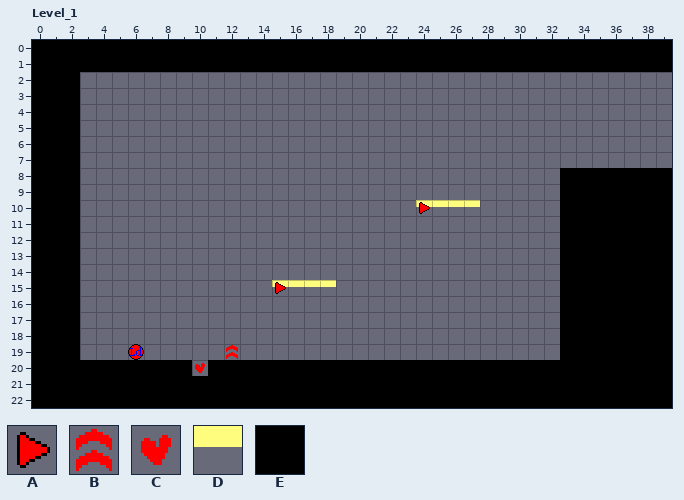
Level history. LDtk project: Assets/Game/World/Levels.ldtk. That is the earlier state.
Cells are 16x16 px. Shown: Level_1 x 0..39, y 0..22. The commit also changed other parts of the map, which this record leaves out.
Key: from "Controls": A 5; from "Entities": B 1, C 6, D 7; from "Ground": E 0.
_ is an empty cell.
Layer "Ground" before, first column x 0:
 0 EEEEEEEEEEEEEEEEEEEEEEEEEEEEEEEEEEEEEEEE
 1 EEEEEEEEEEEEEEEEEEEEEEEEEEEEEEEEEEEEEEEE
 2 EEE_____________________________________
 3 EEE_____________________________________
 4 EEE_____________________________________
 5 EEE_____________________________________
 6 EEE_____________________________________
 7 EEE_____________________________________
 8 EEE______________________________EEEEEEE
 9 EEE______________________________EEEEEEE
10 EEE______________________________EEEEEEE
11 EEE______________________________EEEEEEE
12 EEE______________________________EEEEEEE
13 EEE______________________________EEEEEEE
14 EEE______________________________EEEEEEE
15 EEE______________________________EEEEEEE
16 EEE______________________________EEEEEEE
17 EEE______________________________EEEEEEE
18 EEE______________________________EEEEEEE
19 EEE______________________________EEEEEEE
20 EEEEEEEEEE_EEEEEEEEEEEEEEEEEEEEEEEEEEEEE
21 EEEEEEEEEEEEEEEEEEEEEEEEEEEEEEEEEEEEEEEE
22 EEEEEEEEEEEEEEEEEEEEEEEEEEEEEEEEEEEEEEEE
Layer "Entities" before, first column x 0:
 1 ________________________________________
 2 ________________________________________
 3 ________________________________________
 4 ________________________________________
 5 ________________________________________
 6 ________________________________________
 7 ________________________________________
 8 ________________________________________
 9 ________________________________________
10 ________________________DDDD____________
11 ________________________________________
12 ________________________________________
13 ________________________________________
14 ________________________________________
15 _______________DDDD_____________________
16 ________________________________________
17 ________________________________________
18 ________________________________________
19 ____________B___________________________
20 __________C_____________________________
21 ________________________________________
22 ________________________________________
After:
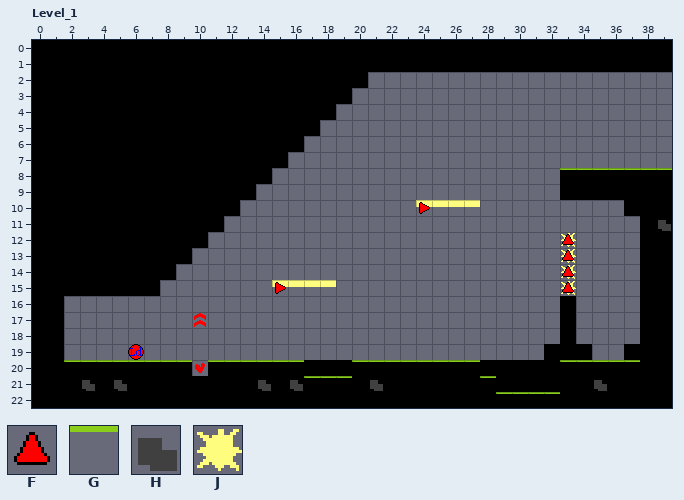
Further tiles: from "Controls": F 4; from "Entities": G 28, H 34, J 49.
Change:
Layer "Ground":
y 2: x 3..20 __________________ -> EEEEEEEEEEEEEEEEEE
y 3: x 3..19 _________________ -> EEEEEEEEEEEEEEEEE
y 4: x 3..18 ________________ -> EEEEEEEEEEEEEEEE
y 5: x 3..17 _______________ -> EEEEEEEEEEEEEEE
y 6: x 3..16 ______________ -> EEEEEEEEEEEEEE
y 7: x 3..15 _____________ -> EEEEEEEEEEEEE
y 8: x 3..14 ____________ -> EEEEEEEEEEEE
y 9: x 3..13 ___________ -> EEEEEEEEEEE
y 10: x 3..12 __________ -> EEEEEEEEEE; x 33..36 EEEE -> ____
y 11: x 3..11 _________ -> EEEEEEEEE; x 33..37 EEEEE -> _____
y 12: x 3..10 ________ -> EEEEEEEE; x 33..37 EEEEE -> _____
y 13: x 3..9 _______ -> EEEEEEE; x 33..37 EEEEE -> _____
y 14: x 3..8 ______ -> EEEEEE; x 33..37 EEEEE -> _____
y 15: x 3..7 _____ -> EEEEE; x 33..37 EEEEE -> _____
y 16..18: x 2 E -> _; x 34..37 EEEE -> ____
y 19: x 2 E -> _; x 32 _ -> E; x 35..36 EE -> __
Layer "Entities":
y 8: x 33..39 _______ -> GGGGGGG
y 11: x 39 _ -> H
y 12..15: x 33 _ -> J
y 17: x 10 _ -> B
y 19: x 12 B -> _
y 20: x 2..9 ________ -> GGGGGGGG; x 11..16 ______ -> GGGGGG; x 20..27 ________ -> GGGGGGGG; x 33..37 _____ -> GGGGG
y 21: x 3 _ -> H; x 5 _ -> H; x 14 _ -> H; x 16..19 ____ -> HGGG; x 21 _ -> H; x 28 _ -> G; x 35 _ -> H
y 22: x 29..32 ____ -> GGGG
Layer "Controls":
y 12..15: x 33 _ -> F
Pixel boxes of the changes (left, top, right, bottom) in both pictures:
changed: (64, 72, 672, 394)
